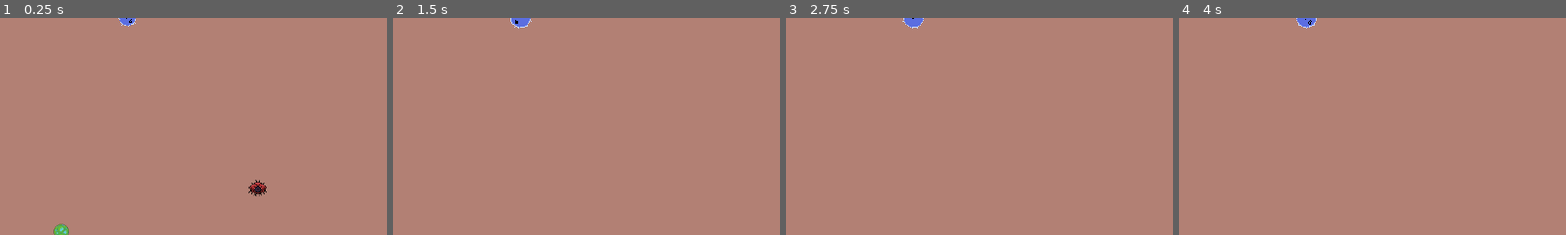
Above: before the commit, frames 1-4 (left to right).
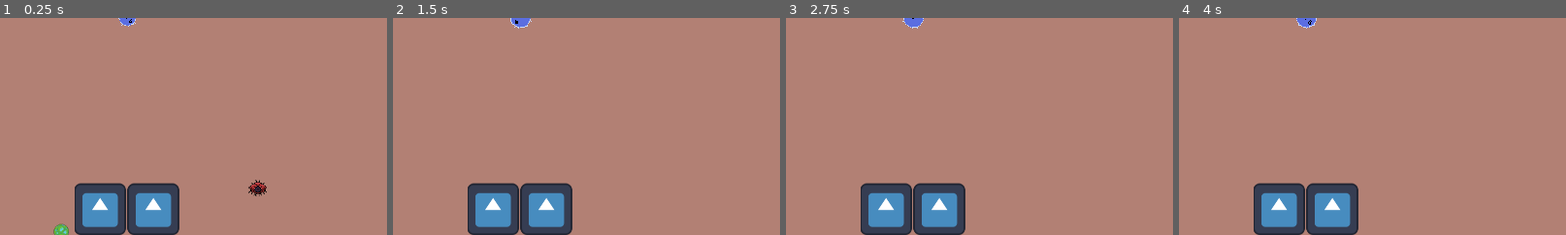
Above: after the commit, the same moments.

Repository: Ethan-D-S/primordial
Game: Godot game, scene res://main.tscn
Same seed, same stepped clock (60 frames per second), same inputs: the game is played once before the commit and once after it. The engine's default icon, where the game draws it, is replaced by a stand-in: a white triangle on a blue panel in a dark square.
Inputs (mouse positions are % of the whole screen's width and height, from its top left):
- Up to frame 1 (0.25 s): no input
- Up to frame 2 (1.5 s): move the mouse to (72, 45) at 0.52 s; click (72, 45) at 0.6 s; tap Enter at 1.25 s; move the mouse to (30, 55) at 1.27 s; click (30, 55) at 1.35 s
- Up to frame 3 (2.75 s): tap Space at 2 s; move the mouse to (60, 28) at 2.02 s; click (60, 28) at 2.1 s
- Up to frame 4 (4 s): tap Enter at 2.75 s; move the mouse to (45, 70) at 2.77 s; click (45, 70) at 2.85 s; tap Space at 3.5 s; move the mouse to (80, 65) at 3.52 s; click (80, 65) at 3.6 s
The pictures show only the part of the screen within x 34-83%, y 50-100%; the shares and areas given below are measured in that part.

The runs differ from the first frame. In frame 1, 6.4% of the frame differs, in the area x 19-47%, y 75-100%; in frame 2, 6.4%; in frame 3, 6.4%; in frame 4, 6.4%.

Commit message:
added energy system and UI w/ placeholder textures.

Diff:
--- /dev/null
+++ b/abilities.gd
@@ -0,0 +1,20 @@
+class_name Ability
+extends Node
+
+# most of this is built to be overridden in the child classes
+
+@export var energy_cost: float = 0.0
+@export var cooldown_duration: float = 0.0
+@export var on_cooldown: bool = false
+@export var cooldown_timer: float = 0.0
+
+var player = get_parent()
+
+# Called when the node enters the scene tree for the first time.
+func _ready() -> void:
+	pass # Replace with function body.
+
+
+# Called every frame. 'delta' is the elapsed time since the previous frame.
+func _process(delta: float) -> void:
+	pass
--- /dev/null
+++ b/algae_enzyme.gd
@@ -0,0 +1,12 @@
+
+
+
+
+# Called when the node enters the scene tree for the first time.
+func _ready() -> void:
+	pass # Replace with function body.
+
+
+# Called every frame. 'delta' is the elapsed time since the previous frame.
+func _process(delta: float) -> void:
+	pass
--- /dev/null
+++ b/eat_algae_ability.gd
@@ -0,0 +1,12 @@
+class_name EatAlgaeAbility
+extends Ability
+
+
+# Called when the node enters the scene tree for the first time.
+func _ready() -> void:
+	pass # Replace with function body.
+
+
+# Called every frame. 'delta' is the elapsed time since the previous frame.
+func _process(delta: float) -> void:
+	pass
--- /dev/null
+++ b/energy_hud.gd
@@ -0,0 +1,34 @@
+extends HBoxContainer
+
+@export var energy_texture: Texture2D
+@export var empty_texture: Texture2D
+@export var stored_texture: Texture2D
+
+var player
+var energy_list : Array[TextureRect]
+
+func _ready() -> void:
+	player = get_tree().get_first_node_in_group("player")
+
+	# build bubbles based on max energy
+	# TODO functionalize this block
+	for i in player.max_energy:
+		var bubble = TextureRect.new()
+		bubble.texture = energy_texture
+		add_child(bubble)
+		energy_list.append(bubble)
+
+	player.energy_changed.connect(_on_player_energy_changed)
+	_on_player_energy_changed(player.energy)
+
+# Called every frame. 'delta' is the elapsed time since the previous frame.
+func _process(delta: float) -> void:
+	pass
+
+
+func _on_player_energy_changed(current_energy: int) -> void:
+	for i in energy_list.size():
+		if i < current_energy:
+			energy_list[i].texture = energy_texture
+		else:
+			energy_list[i].texture = empty_texture
--- a/main.tscn
+++ b/main.tscn
@@ -7,6 +7,8 @@
 [ext_resource type="AudioStream" uid="uid://dt3ittin53311" path="res://assets/sounds/algae_crunch.wav" id="3_lquwl"]
 [ext_resource type="Script" uid="uid://d3gnunp6g7ik1" path="res://spawn_manager.gd" id="4_1bvp3"]
 [ext_resource type="PackedScene" uid="uid://d2wrw7msswkpd" path="res://wanderer.tscn" id="4_7mycd"]
+[ext_resource type="Script" uid="uid://cepy0vitys7d" path="res://energy_hud.gd" id="8_kek77"]
+[ext_resource type="Texture2D" uid="uid://fk2whyevnkcg" path="res://icon.svg" id="9_4c57u"]
 
 [node name="Main" type="Node"]
 script = ExtResource("1_0xm2m")
@@ -48,5 +50,23 @@
 algae_scene = ExtResource("3_h2yge")
 wanderer_scene = ExtResource("4_7mycd")
 
+[node name="UI" type="CanvasLayer" parent="."]
+
+[node name="EnergyHUD" type="HBoxContainer" parent="UI"]
+anchors_preset = 7
+anchor_left = 0.5
+anchor_top = 1.0
+anchor_right = 0.5
+anchor_bottom = 1.0
+offset_left = -20.0
+offset_top = -40.0
+offset_right = 20.0
+grow_horizontal = 2
+grow_vertical = 0
+tooltip_text = "energy"
+script = ExtResource("8_kek77")
+energy_texture = ExtResource("9_4c57u")
+
 [connection signal="timeout" from="algae_respawn" to="." method="_on_algae_respawn_timeout"]
+[connection signal="energy_changed" from="Player" to="UI/EnergyHUD" method="_on_player_energy_changed"]
 [connection signal="grew" from="Player" to="Player/Camera2D" method="_on_player_grew"]
--- a/player.gd
+++ b/player.gd
@@ -4,11 +4,21 @@
 @export var base_mass = 1
 
 signal grew
+signal energy_changed(current_energy: int)
 
 var speed = base_speed
 var mass = base_mass
 
 var scale_factor = 1
+
+# energy is consumed by abilities, gained by eating etc.
+var energy: int = 2
+var max_energy: int = 3
+
+# stored energy is used to grow/ evolve, stored by holding a button
+# stored energy is not available for abilites
+var stored_energy: int = 0
+var max_stored_energy: int = 1
 
 func _ready():
 	# get center coords of screen
@@ -37,15 +47,19 @@
 	update_speed()
 	emit_signal("grew")
 
-
-
 func eat(mass_eaten):
 
 	if not $EatSound.playing:
 		$EatSound.play()
 
 	mass += mass_eaten
+	gain_energy(1)
 	grow()
+
+
+func gain_energy(energy_gained):
+	energy += energy_gained
+	emit_signal("energy_changed", energy)
 
 func update_speed():
 	speed = max(base_speed * base_mass/mass, base_speed)
--- a/player.tscn
+++ b/player.tscn
@@ -1,7 +1,10 @@
-[gd_scene load_steps=5 format=3 uid="uid://b6a1pk6os5cjd"]
+[gd_scene load_steps=8 format=3 uid="uid://b6a1pk6os5cjd"]
 
 [ext_resource type="Texture2D" uid="uid://elkqrxbfcygl" path="res://assets/sprites/primordial_player.png" id="1_4flbx"]
 [ext_resource type="Script" uid="uid://cmur2pxsrtip1" path="res://player.gd" id="1_onrkg"]
+[ext_resource type="Script" uid="uid://cb3jxk12woakn" path="res://abilities.gd" id="3_hqtel"]
+[ext_resource type="Script" uid="uid://bd65d07y6mnwm" path="res://eat_algae_ability.gd" id="4_sweqy"]
+[ext_resource type="Script" uid="uid://b6fu3nfu0yg5s" path="res://regen_energy_ability.gd" id="5_sweqy"]
 
 [sub_resource type="CircleShape2D" id="CircleShape2D_i3pqv"]
 radius = 13.0
@@ -9,7 +12,7 @@
 [sub_resource type="CircleShape2D" id="CircleShape2D_onrkg"]
 radius = 16.0312
 
-[node name="Player" type="CharacterBody2D"]
+[node name="Player" type="CharacterBody2D" groups=["player"]]
 texture_filter = 1
 script = ExtResource("1_onrkg")
 
@@ -25,3 +28,12 @@
 [node name="CollisionShape2D" type="CollisionShape2D" parent="touch"]
 texture_filter = 1
 shape = SubResource("CircleShape2D_onrkg")
+
+[node name="Abilities" type="Node" parent="."]
+script = ExtResource("3_hqtel")
+
+[node name="EatAlgaeAbility" type="Node" parent="Abilities"]
+script = ExtResource("4_sweqy")
+
+[node name="RegenEnergyAbility" type="Node" parent="Abilities"]
+script = ExtResource("5_sweqy")
--- /dev/null
+++ b/regen_energy_ability.gd
@@ -0,0 +1,16 @@
+class_name RegenEnergyAbility
+extends Ability
+
+@export var regen_rate: float = 0.2
+
+# Called when the node enters the scene tree for the first time.
+func _ready() -> void:
+	pass # Replace with function body.
+
+
+# Called every frame. 'delta' is the elapsed time since the previous frame.
+func _process(delta: float) -> void:
+	pass
+
+func on_tick():
+	player.gain_energy(regen_rate)
Not shown, added: abilities.gd.uid
Not shown, added: algae_enzyme.gd.uid
Not shown, added: eat_algae_ability.gd.uid
Not shown, added: energy_hud.gd.uid
Not shown: 1 places in main.tscn that only renumber resources
Not shown, added: regen_energy_ability.gd.uid
